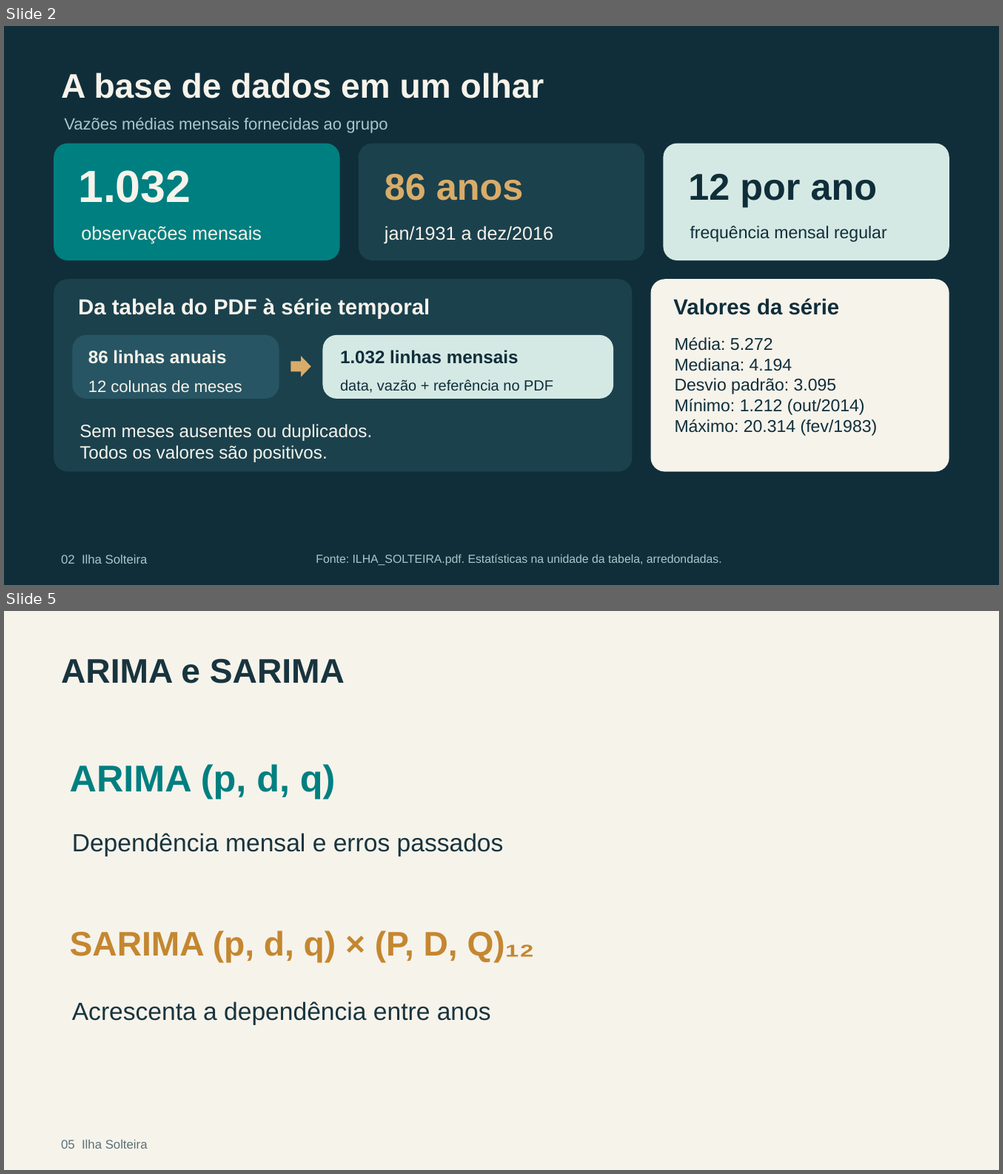
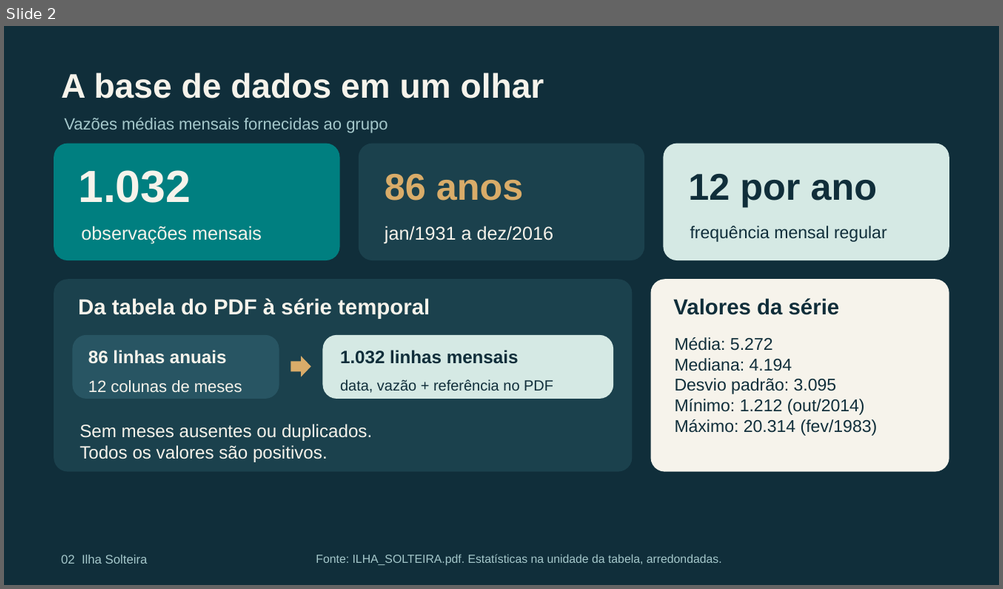
Before and after one commit to letfontenelle/modelagem-analitica, a slide deck: output/apresentacao_ilha_solteira.pptx. Shown one above the other, each under a label of ours: slides 2 and 5 before the commit, slide 2 after it; the slides between them are not shown. The pictures are 1003x1174 and 1003x589 pixels, drawn with LibreOffice and Linux fonts; fonts in the diff are those of the drawing. Boxes give left, top, right and bottom in pixels: in the first picture for what was removed or moved away, otherwise in the second. Text is boxed around its words. In the diff, an @@ line names an element or a change of style, - is before the commit and + after.

```diff
--- a/output/apresentacao_ilha_solteira.pptx
+++ b/output/apresentacao_ilha_solteira.pptx
@@ slide 5 removed at (4,611,999,1170), background #F6F3EB @@
@@ text removed at (61,658,344,684) @@
-ARIMA e SARIMA
@@ text removed at (70,764,336,799) @@
-ARIMA (p, d, q)
@@ text removed at (72,833,504,857) @@
-Dependência mensal e erros passados
@@ text removed at (70,931,535,963) @@
-SARIMA (p, d, q) × (P, D, Q)₁₂
@@ text removed at (72,1002,491,1025) @@
-Acrescenta a dependência entre anos
@@ text removed at (61,1140,148,1149) @@
-05 Ilha Solteira
```
Also in this commit, not shown: 7 slides changed, 4 slides added, 6 other slides removed, 6 other files.
